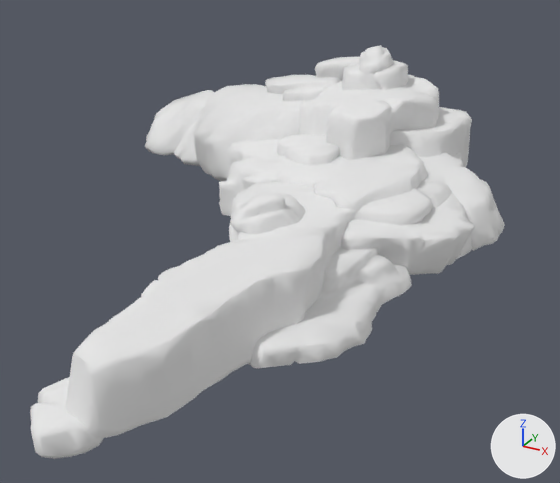
Renders of the OBJ model Assets/Resources/ArtResources/Models/Meshs/bg/strone_06.obj from each side of a commit.
Camera for both pictures: a camera (50 mm lens) standing at (28.3, -49.4, 20.8) and looking at (5.2, -7.5, -0.1). Arrows for +X, +Y and +Z are at lower right; the lights stay in place. Where no turn or scale is listed for an object, it has been applied to the vertices.

Objects in the first picture: 'strone_06'.
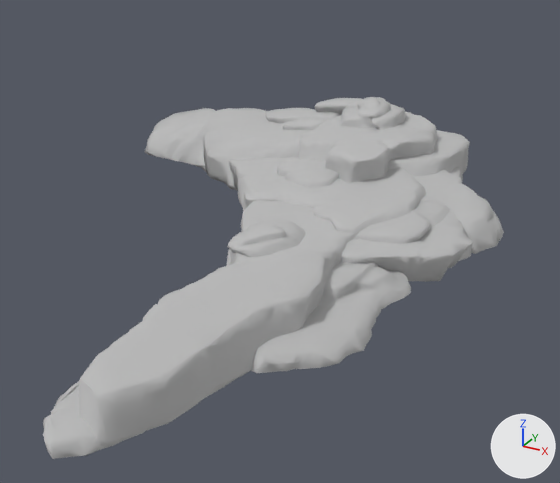
Changed parts and their boxes (x1, y1, x2, y2) in the pictures (560 x 483 px):
'strone_06', recoloured, reshaped (13% shorter)
    before: (30, 45, 505, 459)
    after: (43, 97, 504, 459)

The change in detail:
Material 'initialShadingGroup' (mat_initialshadinggroup) is new.
Its base color is (0.5, 0.5, 0.5) (grey #bcbcbc).
Its roughness is 1.0.
me_strone_06 is used by ob_strone_06; location (0.0, 0.0, 0.0).
me_strone_06 had 5185 vertices, 10366 faces and spanned x -17.1..18.2, y -31.7..16.8, z -0.2..10.4.
me_strone_06 no longer uses material mat_aistandardsurface7sg (white #e7e7e7).
me_strone_06 now has 5185 vertices, 10366 faces and spans x -17.1..18.2, y -31.5..16.8, z -0.1..6.2.
me_strone_06 part 1: 5132 of 5185 vertices moved; they spanned x -17.1..18.2, y -31.7..16.8, z -0.2..10.4 and now span x -17.1..18.2, y -31.5..16.8, z -0.1..6.2; mean shift (0.0, 0.0, -1.3); largest move (5.3, 8.8, 10.4) -> (5.3, 8.8, 6.2).
me_strone_06 now uses material mat_initialshadinggroup (grey #bcbcbc).
